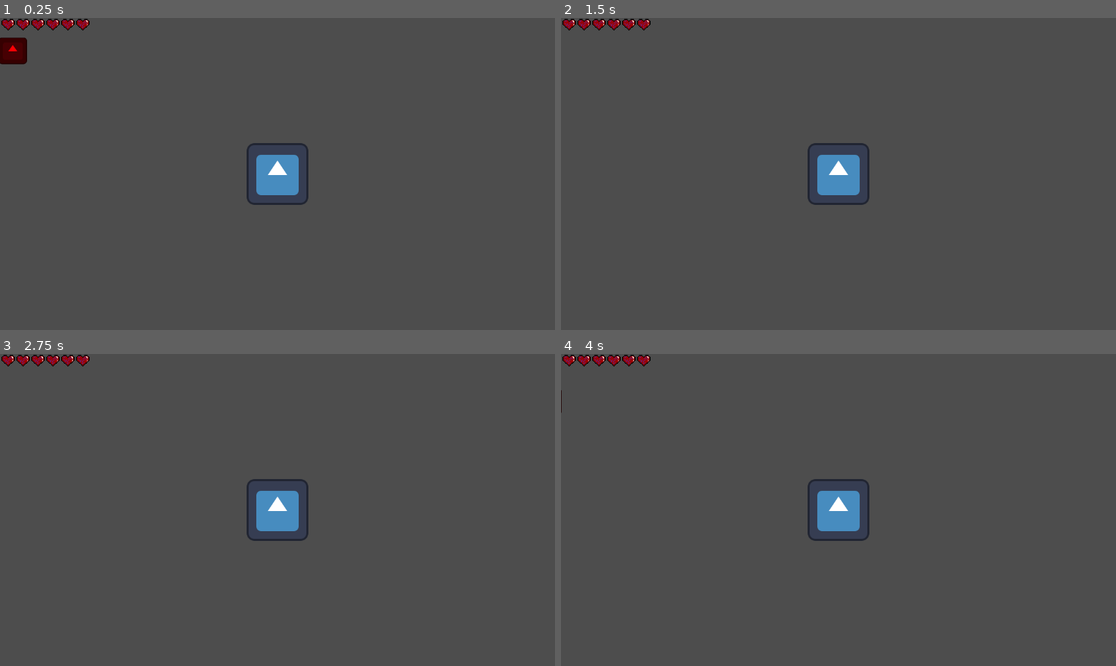
Above: before the commit, frames 1-4 (two rows, left to right).
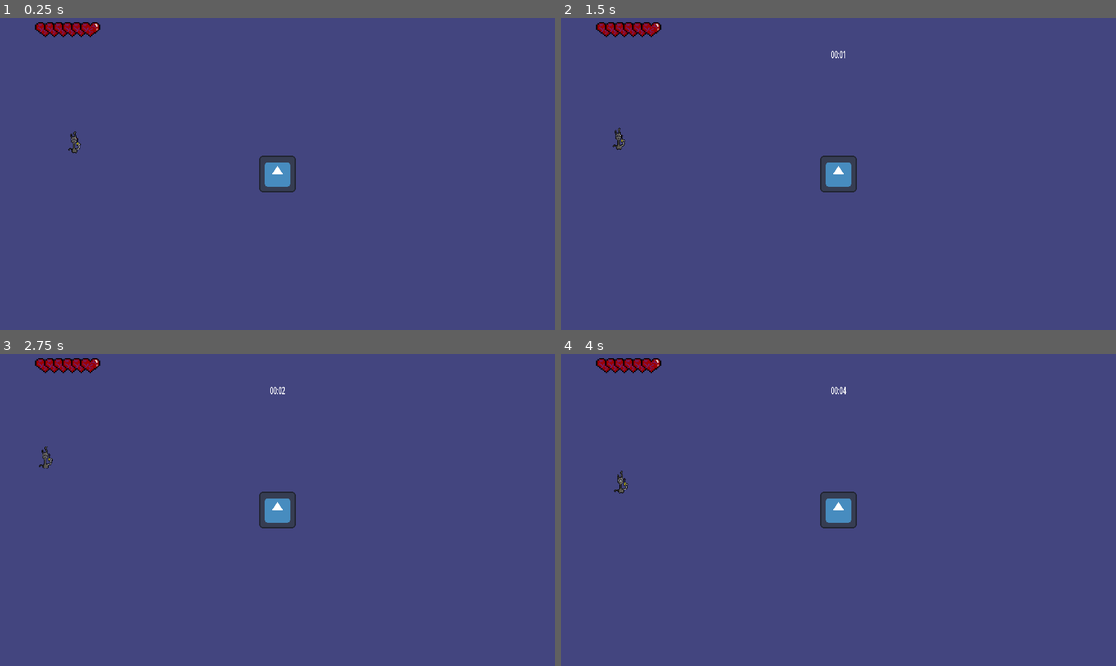
Above: after the commit, the same moments.

Repository: mattDinkerton/vampire
Game: Godot game, scene res://scenes/world.tscn
Same seed, same stepped clock (60 frames per second), same inputs: the game is played once before the commit and once after it. The engine's default icon, where the game draws it, is replaced by a stand-in: a white triangle on a blue panel in a dark square.
Inputs:
- Up to frame 1 (0.25 s): no input
- Up to frame 2 (1.5 s): hold D (right) 0.53-1.28 s; hold S (down) from 1.28 s (still down)
- Up to frame 3 (2.75 s): release S (down) at 2.03 s; hold D (right) from 2.03 s (still down)
- Up to frame 4 (4 s): release D (right) at 2.78 s; hold W (up) 2.78-3.53 s; hold A (left) from 3.53 s (still down)

The runs differ from the first frame. In frame 1, 100% of the frame differs, in the area x 0-100%, y 0-100%; in frame 2, 100%; in frame 3, 100%; in frame 4, 100%.

Commit message:
Version 2.0
-main menu needs to be finished
-gun needs to be finished
-button ui needs to be finished

Diff:
--- a/Very very cleaned up/project.godot
+++ b/Very very cleaned up/project.godot
@@ -13,7 +13,14 @@
 config/name="Works"
 run/main_scene="res://scenes/world.tscn"
 config/features=PackedStringArray("4.1", "Forward Plus")
+boot_splash/bg_color=Color(0.0745098, 0.12549, 0.294118, 1)
 config/icon="res://icon.svg"
+
+[display]
+
+window/size/viewport_width=1920
+window/size/viewport_height=1080
+window/size/mode=3
 
 [input]
 
@@ -44,3 +51,8 @@
 2d_physics/layer_2="Player"
 2d_physics/layer_3="Enemy"
 2d_physics/layer_4="Loot"
+
+[rendering]
+
+textures/canvas_textures/default_texture_filter=0
+environment/defaults/default_clear_color=Color(0.262745, 0.270588, 0.498039, 1)
--- a/Very very cleaned up/scenes/enemy.tscn
+++ b/Very very cleaned up/scenes/enemy.tscn
@@ -1,40 +1,86 @@
-[gd_scene load_steps=7 format=3 uid="uid://ck1q752uvo4kn"]
+[gd_scene load_steps=12 format=3 uid="uid://ck1q752uvo4kn"]
 
 [ext_resource type="Script" path="res://scripts/enemy.gd" id="1_cw2cc"]
-[ext_resource type="Texture2D" uid="uid://fsdxcu4fmc27" path="res://icon.svg" id="2_dm767"]
+[ext_resource type="Texture2D" uid="uid://bc8cbqpwkihps" path="res://art/alen1.png" id="2_tjvff"]
+[ext_resource type="Texture2D" uid="uid://btju8u26y4iwp" path="res://art/alen3.png" id="3_gbv7u"]
 [ext_resource type="PackedScene" uid="uid://b3lbxq7ou13x8" path="res://scenes/hurt_box.tscn" id="4_16kur"]
 [ext_resource type="PackedScene" uid="uid://ur153tf853bk" path="res://scenes/hit_box.tscn" id="4_s1teh"]
+[ext_resource type="Texture2D" uid="uid://c6yvops3fqs53" path="res://art/alen5.png" id="4_wwx64"]
+[ext_resource type="Texture2D" uid="uid://yh6spj3wm4am" path="res://art/alen7.png" id="5_t7x3v"]
+
+[sub_resource type="SpriteFrames" id="SpriteFrames_h1u28"]
+animations = [{
+"frames": [{
+"duration": 1.0,
+"texture": ExtResource("2_tjvff")
+}, {
+"duration": 1.0,
+"texture": ExtResource("2_tjvff")
+}, {
+"duration": 1.0,
+"texture": ExtResource("3_gbv7u")
+}, {
+"duration": 1.0,
+"texture": ExtResource("3_gbv7u")
+}, {
+"duration": 1.0,
+"texture": ExtResource("4_wwx64")
+}, {
+"duration": 1.0,
+"texture": ExtResource("4_wwx64")
+}, {
+"duration": 1.0,
+"texture": ExtResource("5_t7x3v")
+}, {
+"duration": 1.0,
+"texture": ExtResource("5_t7x3v")
+}],
+"loop": true,
+"name": &"walk cycle",
+"speed": 12.0
+}]
 
 [sub_resource type="CapsuleShape2D" id="CapsuleShape2D_34hjl"]
-radius = 28.0
-height = 56.0
+radius = 27.0
+height = 84.0
 
 [sub_resource type="RectangleShape2D" id="RectangleShape2D_26ccp"]
-size = Vector2(64, 62)
+size = Vector2(24, 51)
+
+[sub_resource type="CapsuleShape2D" id="CapsuleShape2D_3ou5o"]
+radius = 13.0
+height = 54.0
 
 [node name="enemy" type="CharacterBody2D"]
 platform_floor_layers = 4294967294
 script = ExtResource("1_cw2cc")
 
-[node name="Sprite2D" type="Sprite2D" parent="."]
-modulate = Color(1, 0, 0.0156863, 1)
-position = Vector2(0, -9.53674e-07)
-scale = Vector2(0.460938, 0.429688)
-texture = ExtResource("2_dm767")
+[node name="AnimatedSprite2D" type="AnimatedSprite2D" parent="."]
+position = Vector2(0, 14)
+scale = Vector2(2, 1.85556)
+sprite_frames = SubResource("SpriteFrames_h1u28")
+animation = &"walk cycle"
+autoplay = "walk cycle"
+frame_progress = 0.725188
+flip_h = true
 
 [node name="CollisionShape2D" type="CollisionShape2D" parent="."]
 shape = SubResource("CapsuleShape2D_34hjl")
+disabled = true
 
 [node name="HitBox" parent="." instance=ExtResource("4_s1teh")]
-position = Vector2(1.20633, 19.8155)
 collision_layer = 2
 collision_mask = 2
 
 [node name="CollisionShape2D" parent="HitBox" index="0"]
-position = Vector2(-1.20633, -19.8155)
+position = Vector2(0, 14.5)
 shape = SubResource("RectangleShape2D_26ccp")
 
 [node name="HurtBox" parent="." instance=ExtResource("4_16kur")]
 
+[node name="CollisionShape2D" parent="HurtBox" index="0"]
+position = Vector2(0, 14)
+shape = SubResource("CapsuleShape2D_3ou5o")
+
 [editable path="HitBox"]
 [editable path="HurtBox"]
--- a/Very very cleaned up/scenes/heart_gui.tscn
+++ b/Very very cleaned up/scenes/heart_gui.tscn
@@ -1,7 +1,7 @@
 [gd_scene load_steps=3 format=3 uid="uid://bshuceyks8oxv"]
 
 [ext_resource type="Script" path="res://scripts/heart_gui.gd" id="1_7x4s4"]
-[ext_resource type="Texture2D" uid="uid://j8ss5q23sh1f" path="res://scenes/heartsprites.png" id="2_dtc1k"]
+[ext_resource type="Texture2D" uid="uid://j8ss5q23sh1f" path="res://art/heartsprites.png" id="2_gipsq"]
 
 [node name="heartGui" type="Panel"]
 self_modulate = Color(1, 1, 1, 0)
@@ -11,8 +11,9 @@
 
 [node name="Sprite2D" type="Sprite2D" parent="."]
 texture_filter = 1
-position = Vector2(0, -4)
-texture = ExtResource("2_dtc1k")
+position = Vector2(114, 1)
+scale = Vector2(2.53125, 2.1875)
+texture = ExtResource("2_gipsq")
 centered = false
 hframes = 3
 frame = 1
--- /dev/null
+++ b/Very very cleaned up/scenes/pause_menu.tscn
@@ -0,0 +1,52 @@
+[gd_scene load_steps=2 format=3 uid="uid://w6mrmpawy36m"]
+
+[ext_resource type="Script" path="res://scripts/pause_menu.gd" id="1_scqkn"]
+
+[node name="Pause Menu" type="Control"]
+process_mode = 2
+layout_mode = 3
+anchors_preset = 15
+anchor_right = 1.0
+anchor_bottom = 1.0
+grow_horizontal = 2
+grow_vertical = 2
+script = ExtResource("1_scqkn")
+
+[node name="Panel" type="Panel" parent="."]
+layout_mode = 1
+anchors_preset = 8
+anchor_left = 0.5
+anchor_top = 0.5
+anchor_right = 0.5
+anchor_bottom = 0.5
+offset_left = -112.0
+offset_top = -108.0
+offset_right = 114.0
+offset_bottom = 116.0
+grow_horizontal = 2
+grow_vertical = 2
+
+[node name="VBoxContainer" type="VBoxContainer" parent="Panel"]
+layout_mode = 1
+anchors_preset = 15
+anchor_right = 1.0
+anchor_bottom = 1.0
+grow_horizontal = 2
+grow_vertical = 2
+
+[node name="Label" type="Label" parent="Panel/VBoxContainer"]
+layout_mode = 2
+text = "PAUSED"
+horizontal_alignment = 1
+
+[node name="Options" type="Button" parent="Panel/VBoxContainer"]
+layout_mode = 2
+text = "Options"
+
+[node name="Back" type="Button" parent="Panel/VBoxContainer"]
+layout_mode = 2
+text = "Back"
+
+[node name="Quit" type="Button" parent="Panel/VBoxContainer"]
+layout_mode = 2
+text = "Quit To Main Menu"
--- /dev/null
+++ b/Very very cleaned up/scenes/timer.tscn
@@ -0,0 +1,26 @@
+[gd_scene load_steps=2 format=3 uid="uid://cb1j8j6a74605"]
+
+[ext_resource type="Script" path="res://scripts/timer.gd" id="1_ke2mg"]
+
+[node name="Control" type="Control"]
+layout_mode = 3
+anchors_preset = 15
+anchor_right = 1.0
+anchor_bottom = 1.0
+grow_horizontal = 2
+grow_vertical = 2
+script = ExtResource("1_ke2mg")
+
+[node name="Label" type="Label" parent="."]
+layout_mode = 0
+offset_left = 552.0
+offset_top = -192.0
+offset_right = 778.0
+offset_bottom = -110.0
+scale = Vector2(1.28513, 2.12519)
+
+[node name="Timer" type="Timer" parent="."]
+process_callback = 0
+autostart = true
+
+[connection signal="timeout" from="Timer" to="." method="_on_timer_timeout"]
--- a/Very very cleaned up/scenes/world.tscn
+++ b/Very very cleaned up/scenes/world.tscn
@@ -1,33 +1,28 @@
-[gd_scene load_steps=7 format=3 uid="uid://d3mxariagl303"]
+[gd_scene load_steps=6 format=3 uid="uid://d3mxariagl303"]
 
 [ext_resource type="Script" path="res://scripts/world.gd" id="1_cdv4m"]
 [ext_resource type="PackedScene" uid="uid://cdb07fd6rwhmq" path="res://scenes/player.tscn" id="1_rdv3p"]
-[ext_resource type="PackedScene" uid="uid://dvagpea6x22bx" path="res://scenes/label.tscn" id="2_1e68u"]
 [ext_resource type="PackedScene" uid="uid://ck1q752uvo4kn" path="res://scenes/enemy.tscn" id="3_7h1vu"]
-[ext_resource type="Script" path="res://scripts/HitBox.gd" id="4_bcuvp"]
+[ext_resource type="PackedScene" uid="uid://cb1j8j6a74605" path="res://scenes/timer.tscn" id="5_gma2t"]
 [ext_resource type="PackedScene" uid="uid://cb30om2n6rqle" path="res://scenes/hearts_container.tscn" id="6_vgedf"]
 
 [node name="world" type="Node2D"]
 script = ExtResource("1_cdv4m")
 
 [node name="enemy" parent="." instance=ExtResource("3_7h1vu")]
+position = Vector2(-129, 121)
 
 [node name="player" parent="." instance=ExtResource("1_rdv3p")]
-position = Vector2(554, 258)
+position = Vector2(578, 247)
 
-[node name="fps label" parent="player" instance=ExtResource("2_1e68u")]
-offset_left = -530.0
-offset_top = -233.0
-offset_right = -396.0
-offset_bottom = -132.0
-
-[node name="static test" type="StaticBody2D" parent="."]
-
-[node name="test collision" type="CollisionPolygon2D" parent="static test"]
-position = Vector2(104, 167)
-polygon = PackedVector2Array(27, 37, 241, 304, 47, 296)
-script = ExtResource("4_bcuvp")
+[node name="Control" parent="player" instance=ExtResource("5_gma2t")]
+offset_left = -578.0
+offset_top = -247.0
+offset_right = -578.0
+offset_bottom = -247.0
 
 [node name="CanvasLayer" type="CanvasLayer" parent="."]
 
 [node name="heartsContainer" parent="CanvasLayer" instance=ExtResource("6_vgedf")]
+offset_right = 89.0
+offset_bottom = 39.0
--- a/Very very cleaned up/scripts/enemy.gd
+++ b/Very very cleaned up/scripts/enemy.gd
@@ -5,7 +5,7 @@
 @export var hp = 10
 
 @onready var player = get_tree().get_first_node_in_group("player") #get me the first node you can find in player tab(scene)
-
+@onready var spirte = $AnimatedSprite2D
 
 func _physics_process(delta):
 	var direction = global_position.direction_to(player.global_position)
@@ -17,5 +17,6 @@
 
 func _on_hurt_box_hurt(damage):
 	hp -= damage
+	print("lol")
 	if hp <= 0:
 		queue_free()
--- a/Very very cleaned up/scripts/heart_gui.gd
+++ b/Very very cleaned up/scripts/heart_gui.gd
@@ -7,8 +7,6 @@
 
 
 # Called every frame. 'delta' is the elapsed time since the previous frame.
-func _process(delta):
-	pass
 
 func update(whole: bool):
 	if whole: sprite.frame = 0
--- a/Very very cleaned up/scripts/hearts_container.gd
+++ b/Very very cleaned up/scripts/hearts_container.gd
@@ -4,11 +4,6 @@
 # Called when the node enters the scene tree for the first time.
 func _ready():
 	pass # Replace with function body.
-
-
-# Called every frame. 'delta' is the elapsed time since the previous frame.
-func _process(delta):
-	pass
 
 func setMaxHearts(max: int):
 	for i in range(max):
--- a/Very very cleaned up/scripts/player.gd
+++ b/Very very cleaned up/scripts/player.gd
@@ -63,9 +63,14 @@
 
 
 
+func framefreeze(timeScale, duration):
+	Engine.time_scale = timeScale
+	await(get_tree().create_timer(duration, true, false, true).timeout)
+	Engine.time_scale = 1.0
 
-
+#TODO: play sound on hit
 func _on_hurt_box_hurt(damage):
 	hp -= damage
+	framefreeze(0.05, 1.0)
 	print(hp)
 	healthChanged.emit(hp)
--- /dev/null
+++ b/Very very cleaned up/scripts/timer.gd
@@ -0,0 +1,30 @@
+extends Control
+
+var seconds = 0
+var minutes = 0
+var Dseconds = 0
+var Dminutes = 0
+
+# Called when the node enters the scene tree for the first time.
+func _ready():
+	Reset_Timer()
+
+
+# Called every frame. 'delta' is the elapsed time since the previous frame.
+
+
+func _on_timer_timeout():
+	seconds += 1
+	if seconds == 5:
+		reset_seconds()
+		minutes += 1
+
+	$Label.text=str(minutes).pad_zeros(2) + ":" + str(seconds).pad_zeros(2)
+
+
+func Reset_Timer():
+	seconds = Dseconds
+	minutes = Dminutes
+
+func reset_seconds():
+	seconds = Dseconds
--- a/Very very cleaned up/scripts/world.gd
+++ b/Very very cleaned up/scripts/world.gd
@@ -11,5 +11,3 @@
 
 
 # Called every frame. 'delta' is the elapsed time since the previous frame.
-func _process(delta):
-	pass
Binary file added: Very very cleaned up/art/alen1.png
Not shown, added: Very very cleaned up/art/alen1.png.import
Binary file added: Very very cleaned up/art/alen2.png
Not shown, added: Very very cleaned up/art/alen2.png.import
Binary file added: Very very cleaned up/art/alen3.png
Not shown, added: Very very cleaned up/art/alen3.png.import
Binary file added: Very very cleaned up/art/alen5.png
Not shown, added: Very very cleaned up/art/alen5.png.import
Binary file added: Very very cleaned up/art/alen7.png
Not shown, added: Very very cleaned up/art/alen7.png.import
Binary file added: Very very cleaned up/art/heart3.png
Not shown, added: Very very cleaned up/art/heart3.png.import
(and 2 more such lines)
